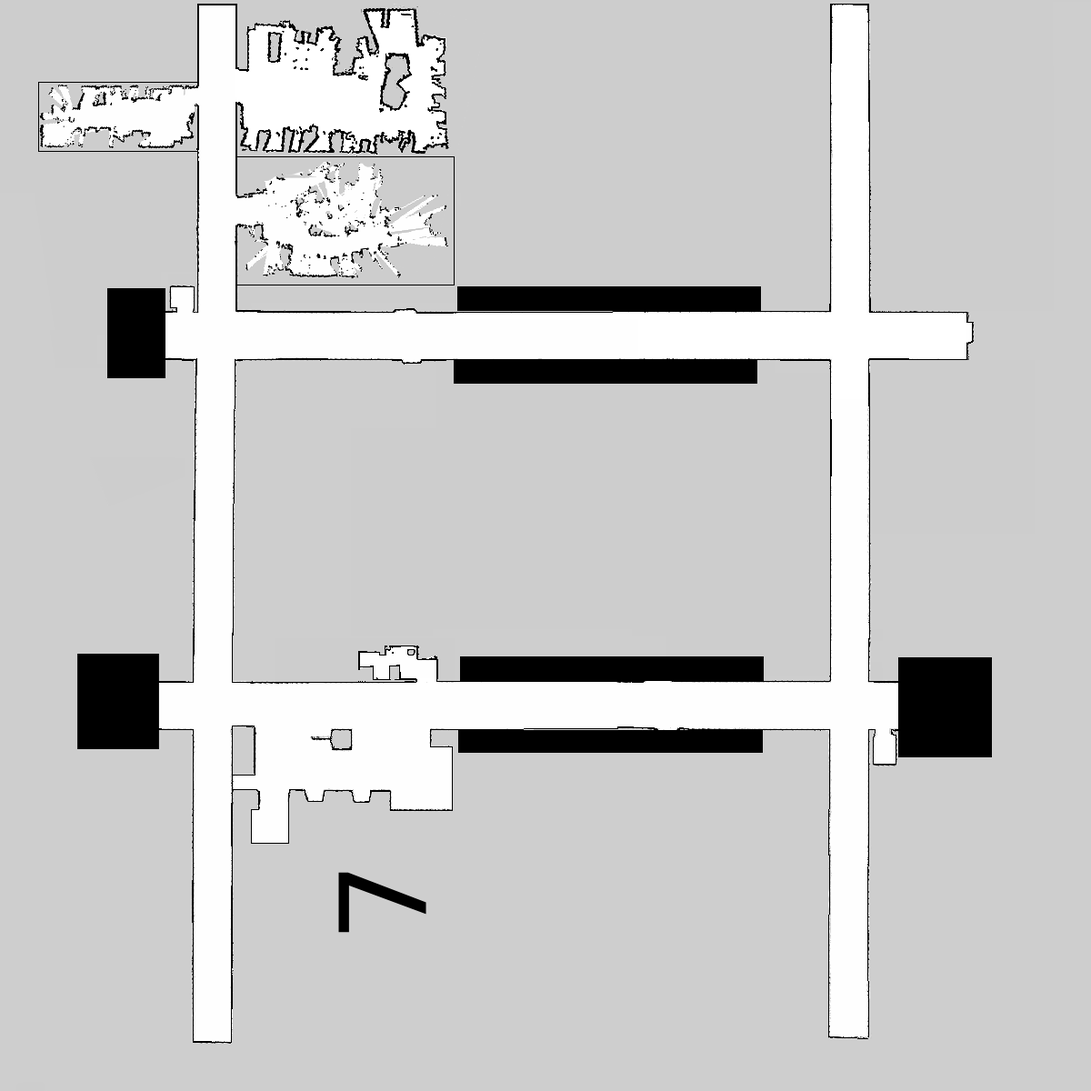
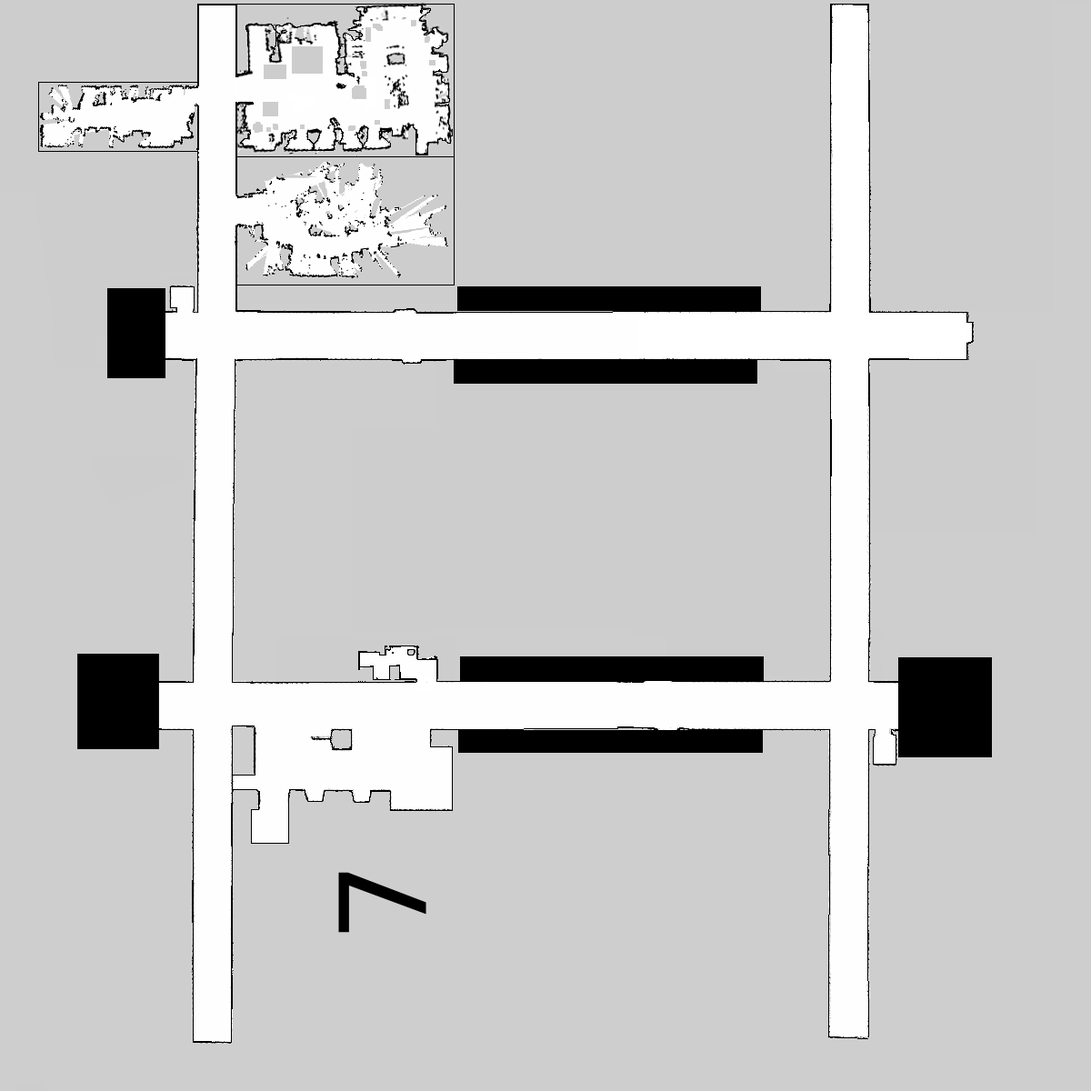
Layer changes from the first 1091x1091 image to the second:
painted on "eng2-7f-0.05.pgm" over [235, 2, 455, 157]
